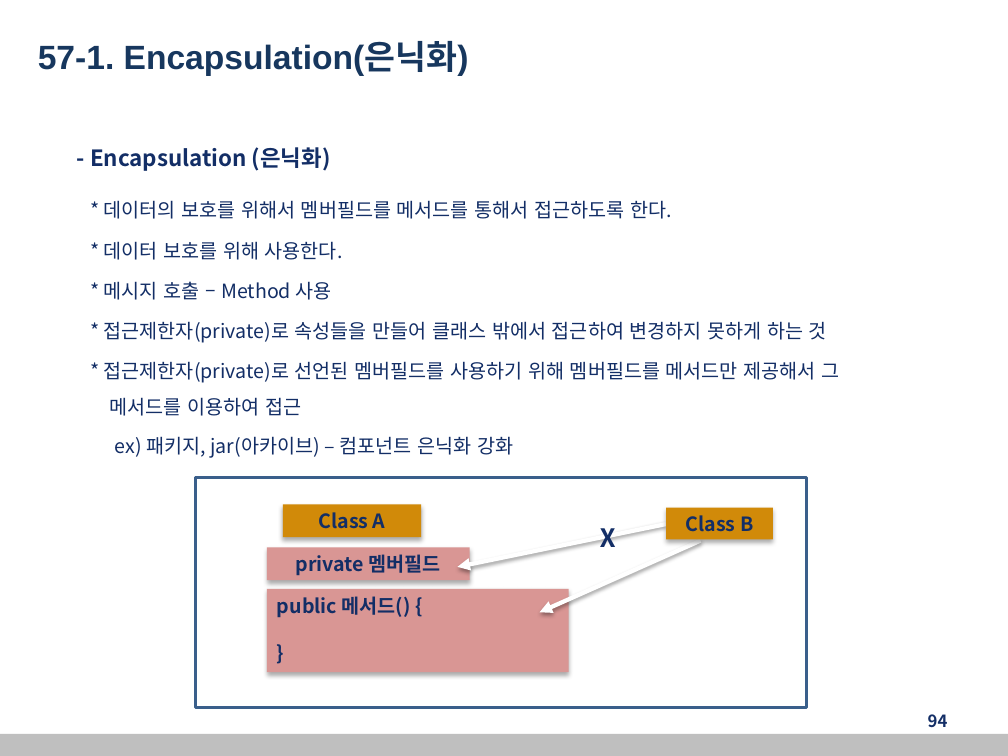
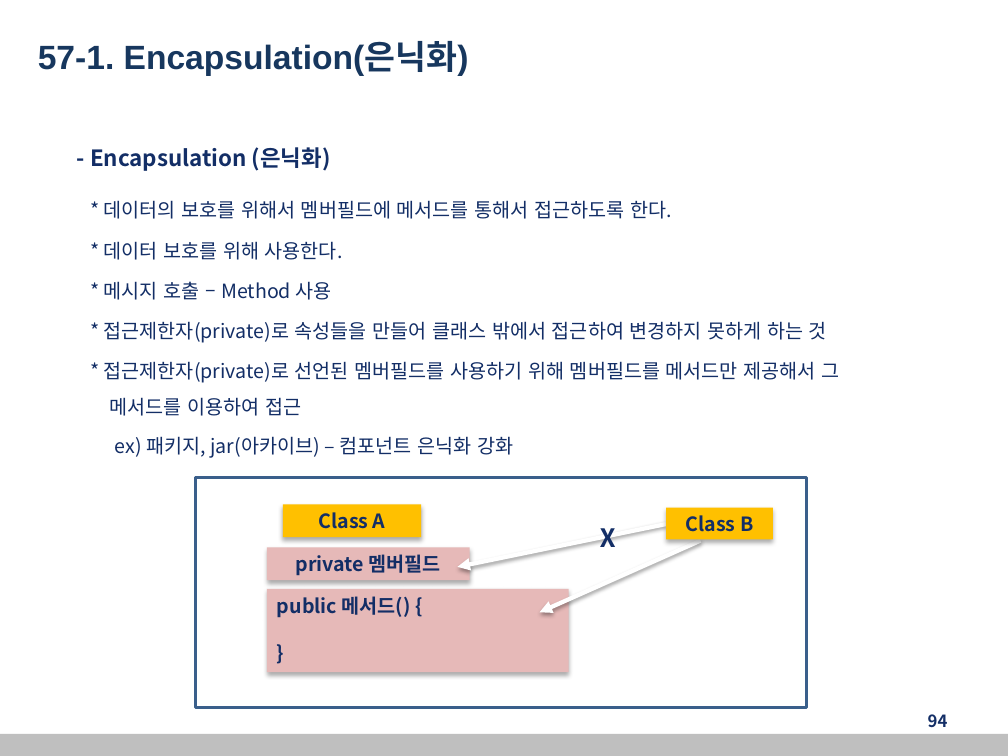
Before and after one commit to kang99king3/back-end_edu20221230, a slide deck: slide 94 of 자바교안_20221230.pptx. Drawn at 1008x756 pixels with LibreOffice and Linux fonts; fonts in the diff are those of the drawing. Boxes give left, top, right and bottom in pixels: in the first picture for what was removed or moved away, otherwise in the second. Text is boxed around its words. In the diff, an @@ line names an element or a change of style, - is before the commit and + after.

```diff
--- a/자바교안_20221230.pptx
+++ b/자바교안_20221230.pptx
@@ text at [104,200,672,219]: text changed @@
-* 데이터의 보호를 위해서 멤버필드를 메서드를 통해서 접근하도록 한다.
+* 데이터의 보호를 위해서 멤버필드에 메서드를 통해서 접근하도록 한다.
@@ rectangle "Class A" at [283,504,421,537]: fill #D18A09 to #FFC000 @@
@@ rectangle "Class B" at [666,508,773,540]: fill #D18A09 to #FFC000 @@
@@ rectangle "private 멤버필드" at [267,547,470,581]: fill #D99694 to #E6B9B8 @@
@@ rectangle "public 메서드() {" at [267,589,569,672]: fill #D99694 to #E6B9B8 @@
```
Also in this commit, not shown: 49 other slides changed.
